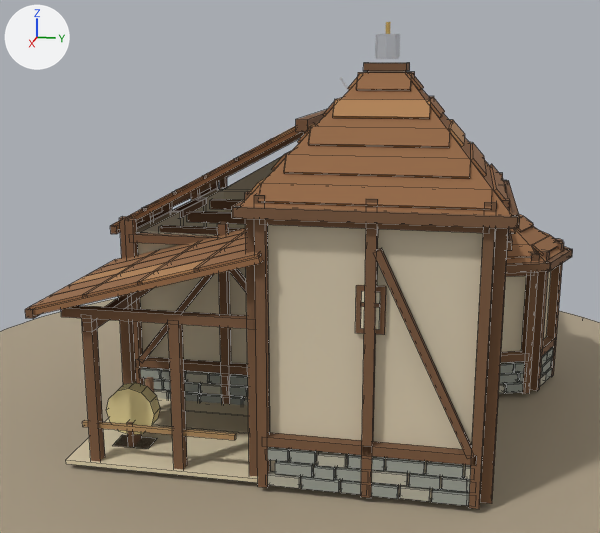
What one commit did to the Blender file assets/blender/holm_combat_hall_v1.blend.
Rendered twice from a 50 mm lens placed at (22.34, 4.02, 8.97), pointed at (0.38, -0.37, 3.48). The axes (+X, +Y, +Z) are drawn at upper left. The lights are the same throughout. The picture after the commit comes second. Mesh edges are drawn as thin lines on the coarser meshes.

In view in the first picture: 'PreviewGround_NotExported', 'Roof_Workyard_Oak_Dark', 'Roof_Workyard_Shingle_Sun', 'Roof_Workyard_Shingle_Umber', 'Roof_Workyard_Warm_Limewash', 'Static_Hall_Yard_Sand', 'Static_Hall_Yard_Sand_Dark', 'Static_Workyard_Fieldstone', 'Static_Workyard_Fieldstone_Light', 'Static_Workyard_Oak_Dark', 'Static_Workyard_Oak_Worn', 'Static_Workyard_Warm_Limewash', 'archery_butt_Hall_Straw' and 5 more.
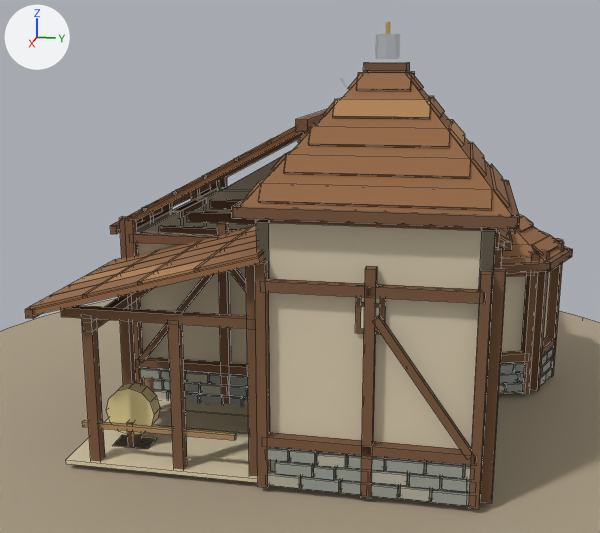
Location of each change, (x1, y1, x2, y2) in pixels of the pictures (600 x 533 px; the box of a moved part takes in the faces that stretch with it):
'Static_Workyard_Oak_Dark', reshaped
    before: (61, 173, 564, 509)
    after: (61, 177, 564, 509)
'Roof_Workyard_Warm_Limewash', reshaped
    before: (224, 156, 282, 190)
    after: (224, 156, 496, 290)
part 1 of me_cube_110, moved or reshaped
    before: (268, 225, 496, 449)
    after: (269, 292, 479, 449)
part 2 of me_cube_117, moved or reshaped
    before: (260, 219, 487, 233)
    after: (260, 279, 486, 304)
part 3 of me_cube_117, moved or reshaped
    before: (361, 173, 510, 509)
    after: (361, 230, 506, 509)
part 4 of me_cube_117, moved or reshaped
    before: (245, 191, 270, 488)
    after: (246, 261, 270, 488)
part 5 of me_gableendmesh, added (mostly hidden)
    after: (256, 222, 269, 278)
part 6 of me_gableendmesh, added (beige)
    after: (256, 222, 495, 289)
part 7 of me_gableendmesh, added (beige)
    after: (479, 231, 496, 290)
part 8 of me_cube_601, added (brown)
    after: (255, 219, 497, 231)

What the commit changed:
me_cube_110 is used by ob_static_workyard_warm_limewash; parent ob_static_architecture; location (-0.293, 5.207, 1.8); rotation (0.0, 0.0, 1.964), in degrees (0, 0, 113).
me_cube_110 had 144 vertices, 108 faces and spanned x -9.97..1.98, y -5.66..9.11, z -1.8..4.2.
me_cube_110 now has 144 vertices, 108 faces and spans x -9.97..1.98, y -5.66..9.11, z -1.8..2.8.
me_cube_110 part 1: all 12 vertices in x -7.34..-1.41, y -5.66..-0.08, z 4.2 are moved by (0.0, 0.0, -1.4).
me_cube_117 is used by ob_static_workyard_oak_dark; parent ob_static_architecture; location (0.185, 4.707, 2.0); rotation (0.0, 0.0, 1.964), in degrees (0, 0, 113).
me_cube_117 had 984 vertices, 732 faces and spanned x -10.9..2.9, y -5.7..9.6, z -2.0..4.4.
me_cube_117 now has 984 vertices, 732 faces and spans x -10.9..2.9, y -5.7..9.6, z -2.0..3.0.
me_cube_117 part 2: the loose piece of 8 vertices spanning x -6.7..-2.5, y -5.6..-3.7, z 3.8..4.0 is moved by (0.0, 0.0, -1.4).
me_cube_117 part 3: 28 of the vertices in x -4.7..-0.5, y -5.7..-1.5, z 3.3..4.4 are moved by (0.0, 0.0, -1.4).
me_cube_117 part 4: 20 of the vertices in x -7.0..-5.9, y -4.0..-1.4, z 3.3..4.4 are moved by (0.0, 0.0, -1.4).
Other edits to the shape of me_cube_117 do not show in these pictures.
me_gableendmesh is used by ob_roof_workyard_warm_limewash; parent ob_roof; location (0.0, 0.0, 0.0).
me_gableendmesh had 6 vertices, 5 faces and spanned x -6.13..-5.87, y -4.5..4.5, z 4.55..7.1.
me_gableendmesh now has 30 vertices, 23 faces and spans x -6.13..6.13, y -4.5..4.63, z 4.55..7.1.
me_gableendmesh part 5: a new loose piece, a box spanning x 1.87..6.13, y -0.13..0.13, z 4.6..6.0, in mat_cr_workyard_warm_limewash (beige #d7caaf).
me_gableendmesh part 6: a new loose piece, a box spanning x 5.87..6.13, y -0.13..4.63, z 4.6..6.0, in mat_cr_workyard_warm_limewash (beige #d7caaf).
me_gableendmesh part 7: a new loose piece, a box spanning x 1.87..6.13, y 4.37..4.63, z 4.6..6.0, in mat_cr_workyard_warm_limewash (beige #d7caaf).
me_cube_601 is used by ob_roof_workyard_oak_dark; parent ob_roof; location (0.475, 4.5, 3.66).
me_cube_601 had 136 vertices, 102 faces and spanned x -7.03..6.12, y -9.69..2.6, z -0.11..5.3.
me_cube_601 now has 160 vertices, 120 faces and spans x -7.03..6.12, y -9.69..2.6, z -0.11..5.3.
me_cube_601 part 8: a new loose piece, a box spanning x 5.38..5.68, y -4.65..0.15, z 2.15..2.37, in mat_cr_workyard_oak_dark (brown #79573c).
Other edits to the shape of me_cube_601 do not show in these pictures.
